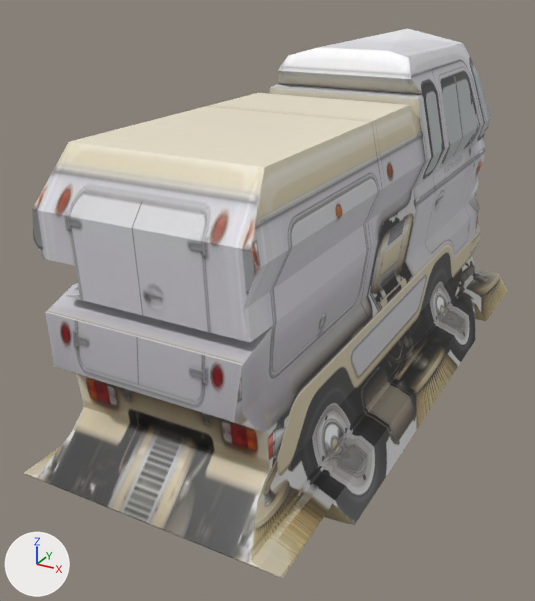
Before and after pictures for a commit that changed the glTF model godot_project/remake/vehicles/street_sweeper.glb.
Camera for both pictures: a 50 mm camera at (2.69, -6.05, 3.75) aimed at (-0.35, -0.51, 0.98). The lights are fixed; the arrows at lower left show +X, +Y and +Z. The first picture is the older version. Where no turn or scale is listed for an object, it has been applied to the vertices. Vertices at exactly the same position are counted once.

Names of what the first picture shows: 'street_sweeper'.
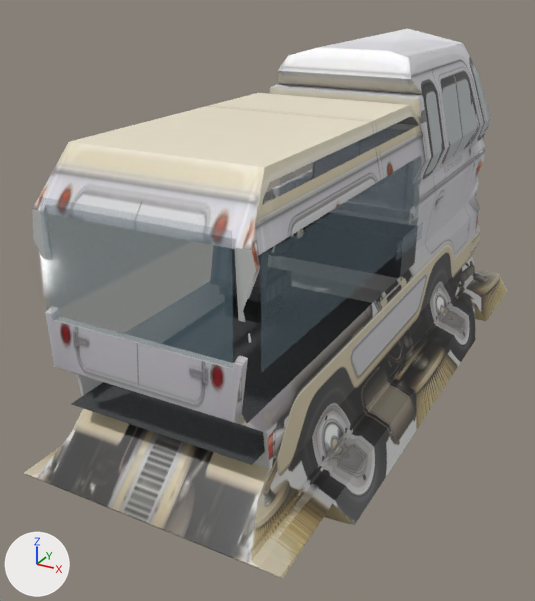
Location of each change, [x1, y1, x2, y2] in pixels of the pictures (535 x 601 px):
'street_sweeper_cabin', added
    after: [39, 128, 423, 465]
    faces in mat_glass (blue #7896a5): [39, 128, 423, 373]
    faces in mat_carpet (picture img_street_sweeper_carpet): [72, 298, 372, 465]
    faces in mat_dash (dark grey #343638): [269, 212, 418, 278]
    faces in mat_seat (picture img_street_sweeper_seat): [232, 249, 269, 303]
    faces in mat_black_rubber (black #1e1e20): [233, 232, 297, 324]
part 1 of me_street_sweeper, built on
    before: [32, 100, 486, 365]
    after: [32, 105, 491, 469]
part 2 of me_street_sweeper, recoloured
    both: [33, 222, 41, 253]

What changed in the scene script:
```text
Add mat_liner:
    mat_liner = principled_material('liner')
    mat_liner.base_color = (0.552, 0.565, 0.552)  # light grey #c4c6c4
    mat_liner.roughness = 0.8
Change me_street_sweeper:
    remove me_street_sweeper.from_pydata(...)  # 266 vertices, 528 faces; spans x -1.19..1.19, y -3.0..3.0, z 0.0..3.23
    add me_street_sweeper.from_pydata(...)  # 896 vertices, 1788 faces; spans x -1.19..1.19, y -3.0..3.0, z 0.0..3.23
    me_street_sweeper part 1: 1 vertex moved from x -0.67, y -2.55, z 1.81 to x 0.76, y -2.74, z 1.82; 16 vertices removed from x -0.77..0.77, y -2.77..0.19, z 1.73..2.6; 646 vertices added at x -0.83..0.83, y -2.83..0.71, z 0.93..2.68
    me_street_sweeper part 2: 2 faces spanning x -0.83..0.82, y -2.79..-2.77, z 2.01..2.33 switch from mat_street_sweeper_body (picture img_atlas) to mat_liner (light grey #c4c6c4)
Add ob_street_sweeper_cabin:
    ob_street_sweeper_cabin = bpy.data.objects.new('street_sweeper_cabin', me_street_sweeper_cabin)  # 318 vertices, 544 faces; spans x -0.89..0.89, y -2.83..0.38, z 0.93..2.49; in mat_glass (blue #7896a5), mat_seat (picture img_street_sweeper_seat), mat_seat_plain (dark grey #5c6064), mat_carpet (picture img_street_sweeper_carpet), mat_dash (dark grey #343638), mat_gauges (picture img_street_sweeper_gauges), mat_chrome (light grey #c8c8cd), mat_black_rubber (black #1e1e20)
    ob_street_sweeper_cabin.location = (0.0, 0.0, 0.0)
```
